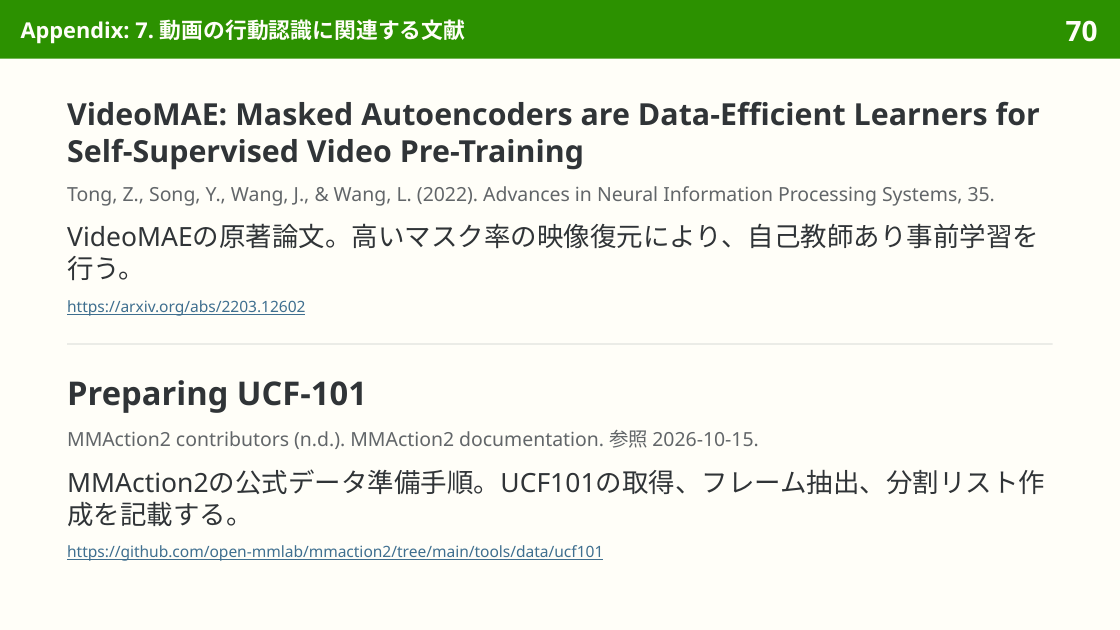
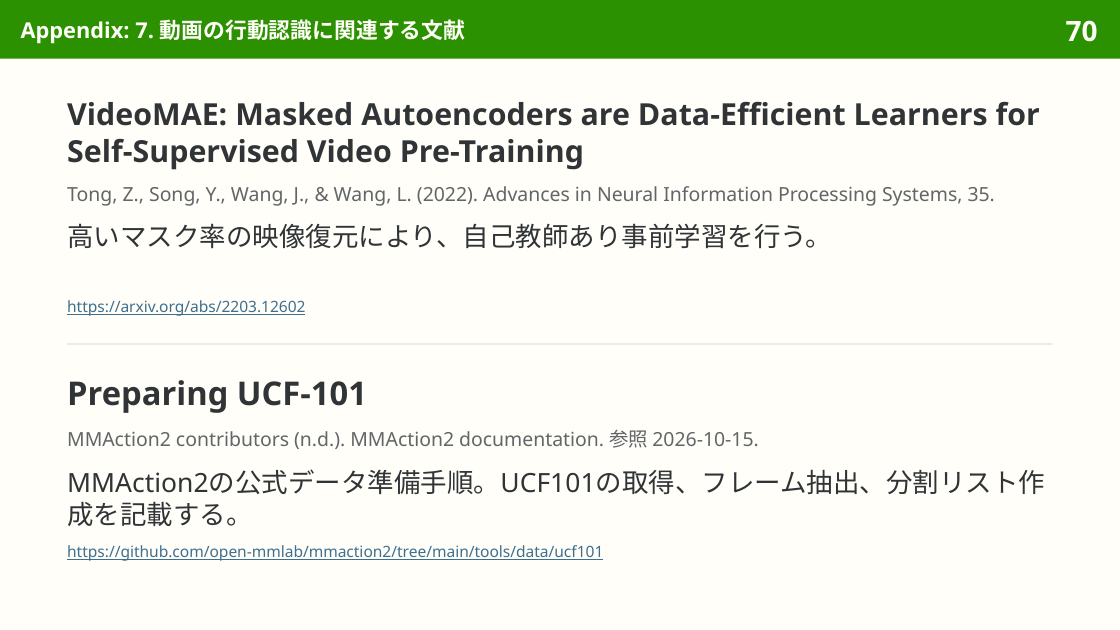
Before and after one commit to sasakiy84/datasets-in-10-minutes, a slide deck: slide 70 of slides/datasets-in-10-minutes-ucf101.pptx. Drawn at 1120x630 pixels with LibreOffice and Linux fonts; fonts in the diff are those of the drawing. Boxes give left, top, right and bottom in pixels: in the first picture for what was removed or moved away, otherwise in the second. Text is boxed around its words. In the diff, an @@ line names an element or a change of style, - is before the commit and + after.

Commit message:
slides(ucf101): refine Japanese wording and pair translations

```diff
--- a/slides/datasets-in-10-minutes-ucf101.pptx
+++ b/slides/datasets-in-10-minutes-ucf101.pptx
@@ text at bbox=[67, 223, 832, 248]: text changed @@
-VideoMAEの原著論文。高いマスク率の映像復元により、自己教師あり事前学習を行う。
+高いマスク率の映像復元により、自己教師あり事前学習を行う。
```
Also in this commit, not shown: 6 other slides changed, 3 other files.
